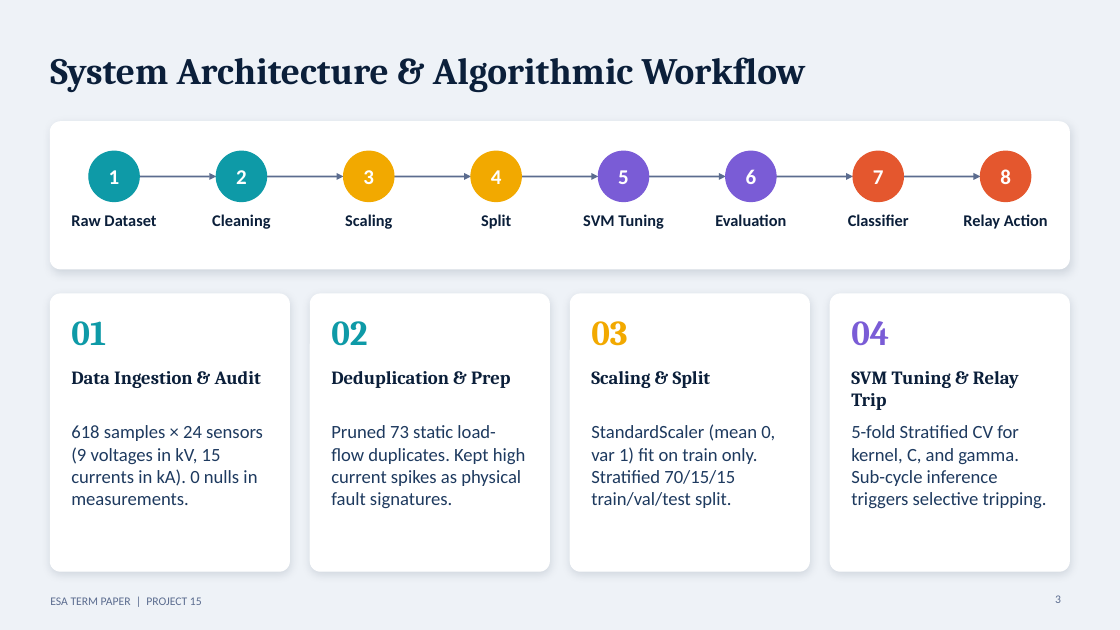
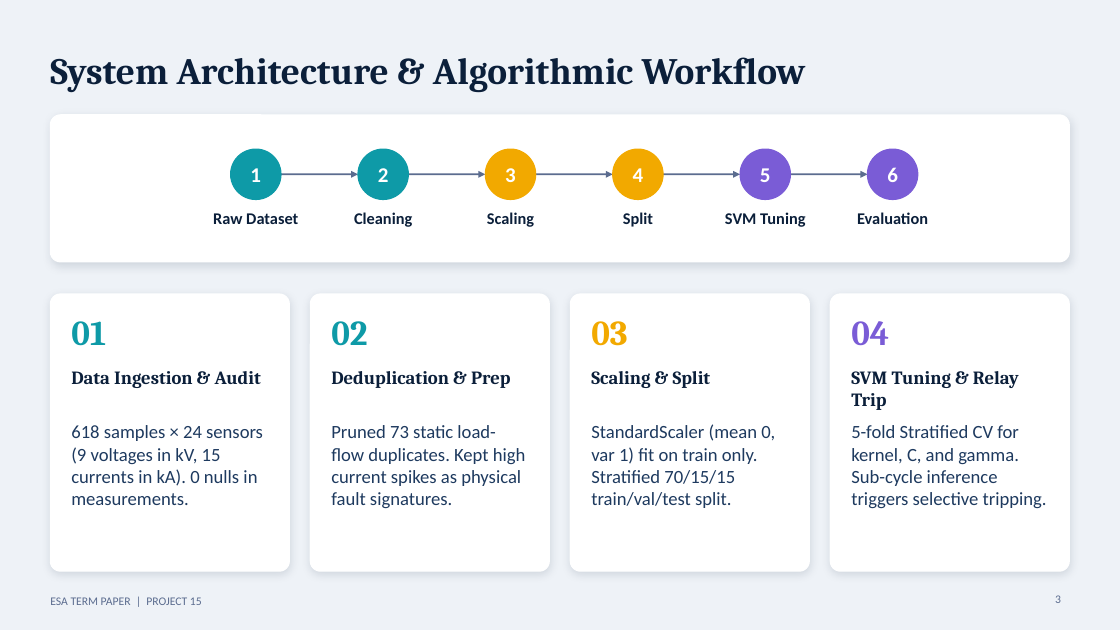
Before and after one commit to rishabhraturi05/esa_ml, a slide deck: slide 3 of ESA_Project15_Fault_Classification_Presentation.pptx. Drawn at 1120x630 pixels with LibreOffice and Linux fonts; fonts in the diff are those of the drawing. Boxes give left, top, right and bottom in pixels: in the first picture for what was removed or moved away, otherwise in the second. Text is boxed around its words. In the diff, an @@ line names an element or a change of style, - is before the commit and + after.

```diff
--- a/ESA_Project15_Fault_Classification_Presentation.pptx
+++ b/ESA_Project15_Fault_Classification_Presentation.pptx
@@ rounded rectangle moved from (x1=50, y1=122, x2=1070, y2=269) to (x1=50, y1=115, x2=1070, y2=262) @@
@@ 12 texts, 6 ellipses, 5 arrows moved together from (x1=71, y1=151, x2=786, y2=229) to (x1=213, y1=149, x2=928, y2=227) @@
@@ arrow removed from (776, 176) to (854, 176) @@
@@ ellipse removed at (x1=854, y1=151, x2=904, y2=202) @@
@@ text removed at (x1=873, y1=170, x2=884, y2=184) @@
-7
@@ arrow removed from (904, 176) to (981, 176) @@
@@ ellipse removed at (x1=981, y1=151, x2=1031, y2=202) @@
@@ text removed at (x1=1000, y1=169, x2=1011, y2=184) @@
-8
@@ text removed at (x1=848, y1=214, x2=909, y2=226) @@
-Classifier
@@ text removed at (x1=963, y1=214, x2=1048, y2=229) @@
-Relay Action
```
Also in this commit, not shown: 1 other slide changed, 1 slide added, 3 slides removed, 15 other files.
